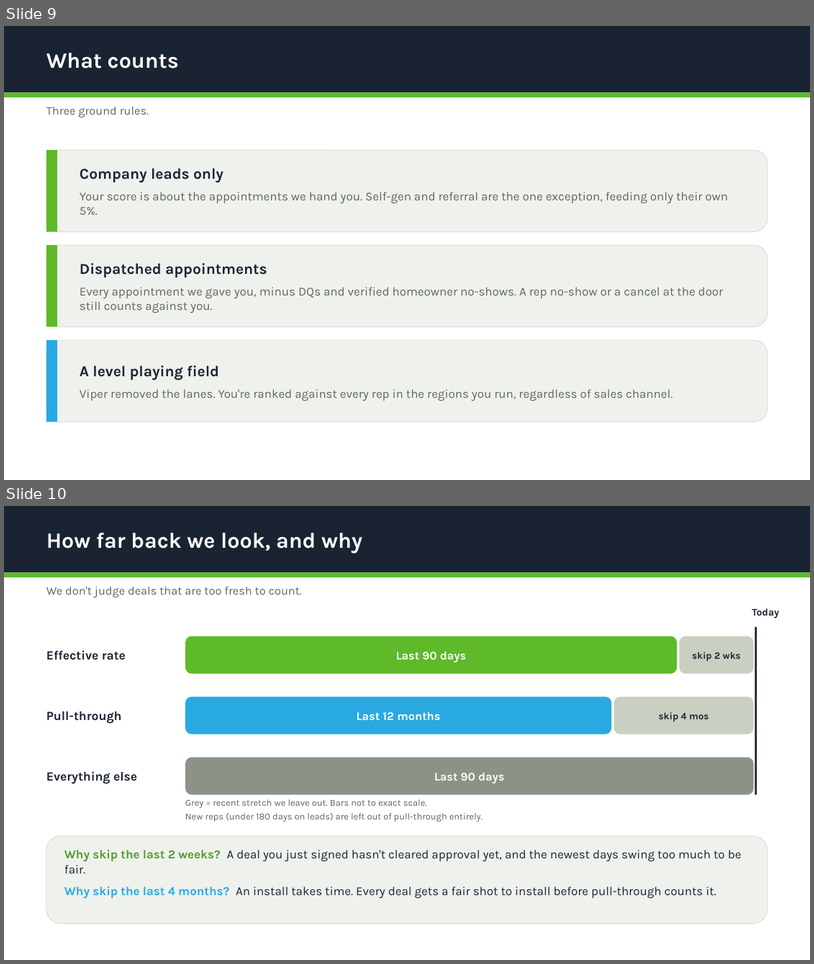
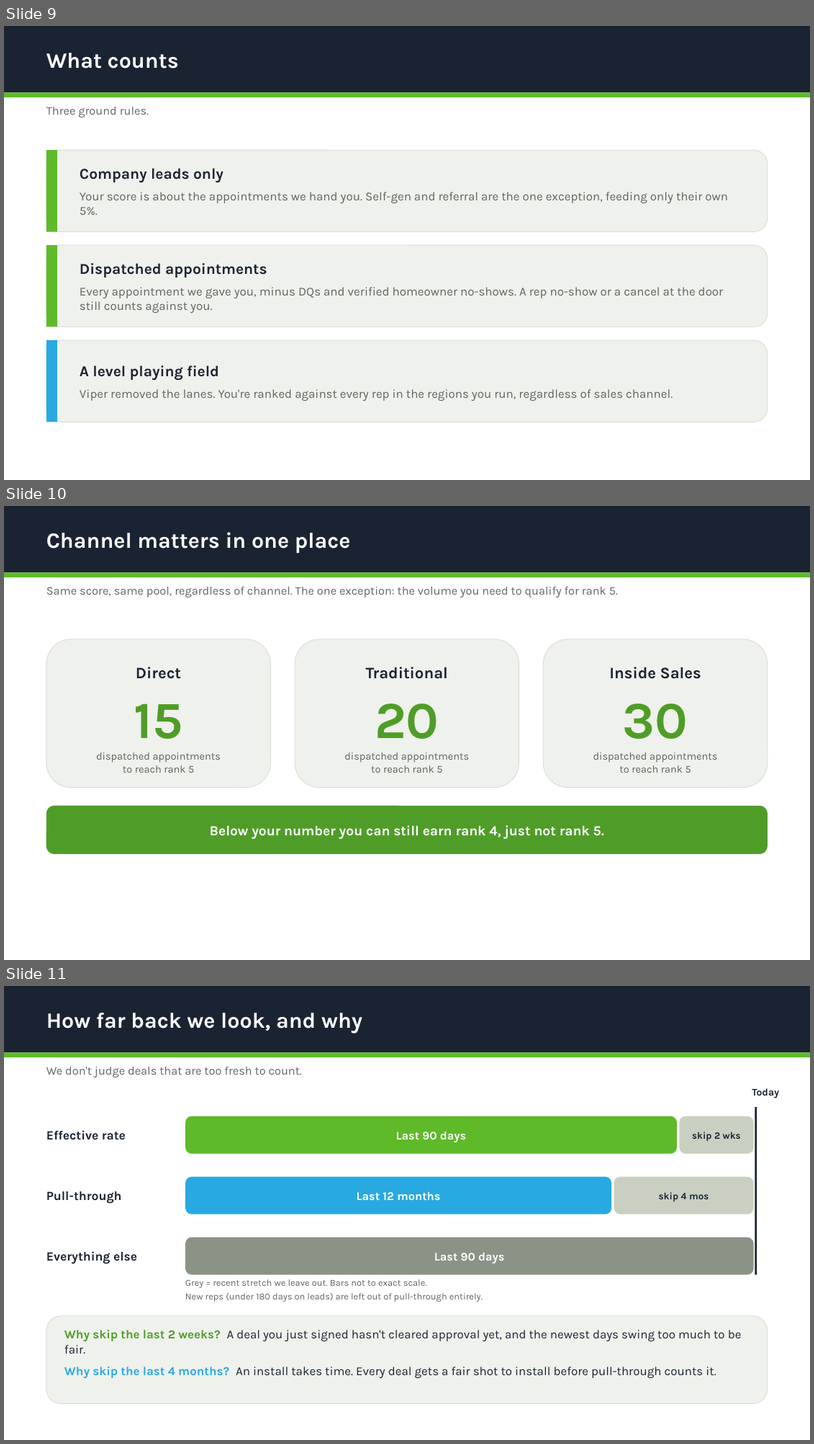
Before and after one commit to dpenn1000/SalesResourcePage, a slide deck: management/viper-ranking-overview.pptx. Shown one above the other, each under a label of ours: slides 9 and 10 before the commit, slides 9, 10 and 11 after it. The pictures are 814x964 and 814x1444 pixels, drawn with LibreOffice and Linux fonts; fonts in the diff are those of the drawing. Boxes give left, top, right and bottom in pixels: in the first picture for what was removed or moved away, otherwise in the second. Text is boxed around its words. In the diff, an @@ line names an element or a change of style, - is before the commit and + after.

```diff
--- a/management/viper-ranking-overview.pptx
+++ b/management/viper-ranking-overview.pptx
@@ slide 10 added at (x1=4, y1=506, x2=810, y2=960), background #FFFFFF @@
@@ rectangle added at (x1=4, y1=506, x2=810, y2=572), fill #1A2332 @@
@@ text added at (x1=46, y1=532, x2=351, y2=554), 26 pt, text #FFFFFF, bold @@
+Channel matters in one place
@@ rectangle added at (x1=4, y1=572, x2=810, y2=577), fill #5EBA28 @@
@@ text added at (x1=46, y1=587, x2=618, y2=597), 14 pt, text #5E665E @@
+Same score, same pool, regardless of channel. The one exception: the volume you need to qualify for rank 5.
@@ rounded rectangle added at (x1=46, y1=639, x2=271, y2=788), fill #EFF1EC, outline #D8DDD4 0.75 pt @@
@@ rounded rectangle added at (x1=295, y1=639, x2=520, y2=788), fill #EFF1EC, outline #D8DDD4 0.75 pt @@
@@ rounded rectangle added at (x1=543, y1=639, x2=768, y2=788), fill #EFF1EC, outline #D8DDD4 0.75 pt @@
@@ text added at (x1=136, y1=667, x2=181, y2=679), 19 pt, text #1A2332, bold @@
+Direct
@@ text added at (x1=366, y1=667, x2=448, y2=679), 19 pt, text #1A2332, bold @@
+Traditional
@@ text added at (x1=610, y1=667, x2=702, y2=679), 19 pt, text #1A2332, bold @@
+Inside Sales
@@ text added at (x1=134, y1=703, x2=183, y2=739), 62 pt, text #4F9D28, bold @@
+15
@@ text added at (x1=375, y1=703, x2=439, y2=739), 62 pt, text #4F9D28, bold @@
+20
@@ text added at (x1=623, y1=703, x2=689, y2=739), 62 pt, text #4F9D28, bold @@
+30
@@ text added at (x1=96, y1=752, x2=221, y2=772), 12.5 pt, text #5E665E @@
+dispatched appointments
+to reach rank 5
@@ text added at (x1=345, y1=752, x2=470, y2=772), 12.5 pt, text #5E665E @@
+dispatched appointments
+to reach rank 5
@@ text added at (x1=594, y1=752, x2=718, y2=772), 12.5 pt, text #5E665E @@
+dispatched appointments
+to reach rank 5
@@ rounded rectangle added at (x1=46, y1=806, x2=768, y2=854), fill #4F9D28 @@
@@ text added at (x1=210, y1=825, x2=604, y2=839), 16.5 pt, text #FFFFFF, bold @@
+Below your number you can still earn rank 4, just not rank 5.
@@ what was slide 10 is now slide 11 @@
```
Also in this commit, not shown: 1 slide changed, 1 other file.
